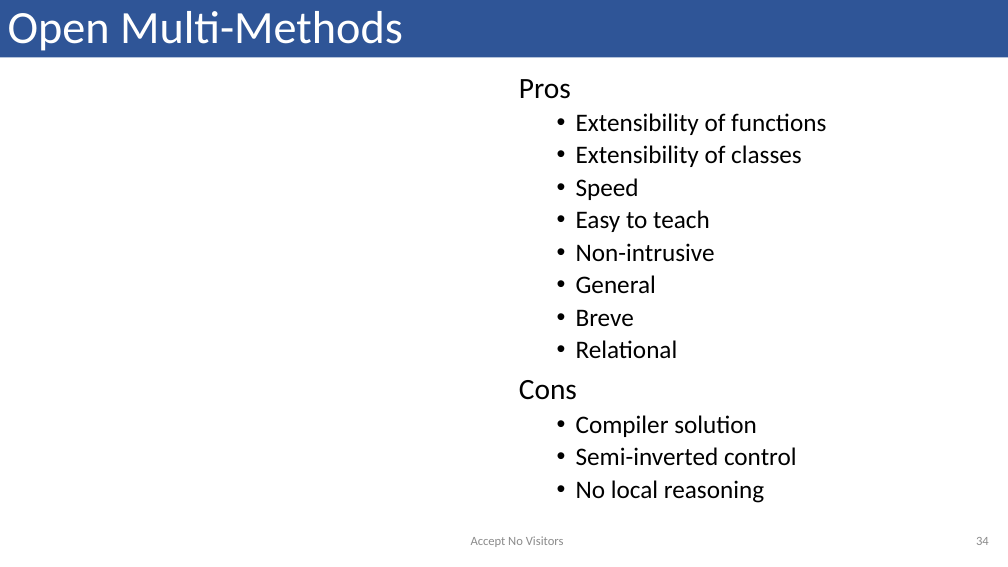
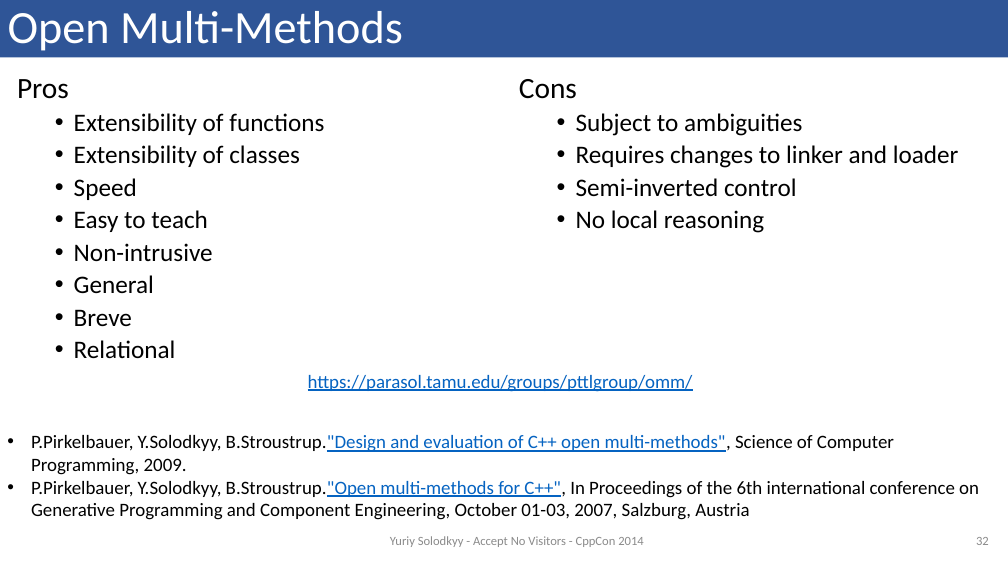
Before and after one commit to solodon4/Mach7, a slide deck: slide 32 of media/presentations/2014-09-12 CppCon.pptx (slide 34 before the commit). Drawn at 1008x567 pixels with LibreOffice and Linux fonts; fonts in the diff are those of the drawing. Boxes give left, top, right and bottom in pixels: in the first picture for what was removed or moved away, otherwise in the second. Text is boxed around its words. In the diff, an @@ line names an element or a change of style, - is before the commit and + after.

```diff
--- a/media/presentations/2014-09-12 CppCon.pptx
+++ b/media/presentations/2014-09-12 CppCon.pptx
@@ text added at (x1=17, y1=79, x2=324, y2=359), 24 pt, text #000000 @@
+Pros
+  • Extensibility of functions
+  • Extensibility of classes
+  • Speed
+  • Easy to teach
+  • Non-intrusive
+  • General
+  • Breve
+  • Relational
@@ text at (x1=519, y1=79, x2=826, y2=359): paragraphs removed @@
-Pros
-  • Extensibility of functions
-  • Extensibility of classes
-  • Speed
-  • Easy to teach
-  • Non-intrusive
-  • General
-  • Breve
-  • Relational
@@ text at (x1=576, y1=113, x2=959, y2=168): text changed @@
-  • Compiler solution
+  • Subject to ambiguities
+  • Requires changes to linker and loader
@@ text added at (x1=308, y1=375, x2=693, y2=392), 18 pt, text #0563C1, underline @@
+https://parasol.tamu.edu/groups/pttlgroup/omm/
@@ text added at (x1=31, y1=435, x2=979, y2=520), 18 pt, text #000000 @@
+• P.Pirkelbauer, Y.Solodkyy, B.Stroustrup."Design and evaluation of C++ open multi-methods", Science of Computer Programming, 2009.
+• P.Pirkelbauer, Y.Solodkyy, B.Stroustrup."Open multi-methods for C++", In Proceedings of the 6th international conference on Generative Programming and Component Engineering, October 01-03, 2007, Salzburg, Austria
@@ text at (x1=390, y1=536, x2=643, y2=547): text changed @@
-Accept No Visitors
+Yuriy Solodkyy - Accept No Visitors - CppCon 2014
@@ page number at (x1=976, y1=537, x2=989, y2=545): text changed @@
-34
+32
```
Also in this commit, not shown: 35 other slides changed, 6 slides added.
